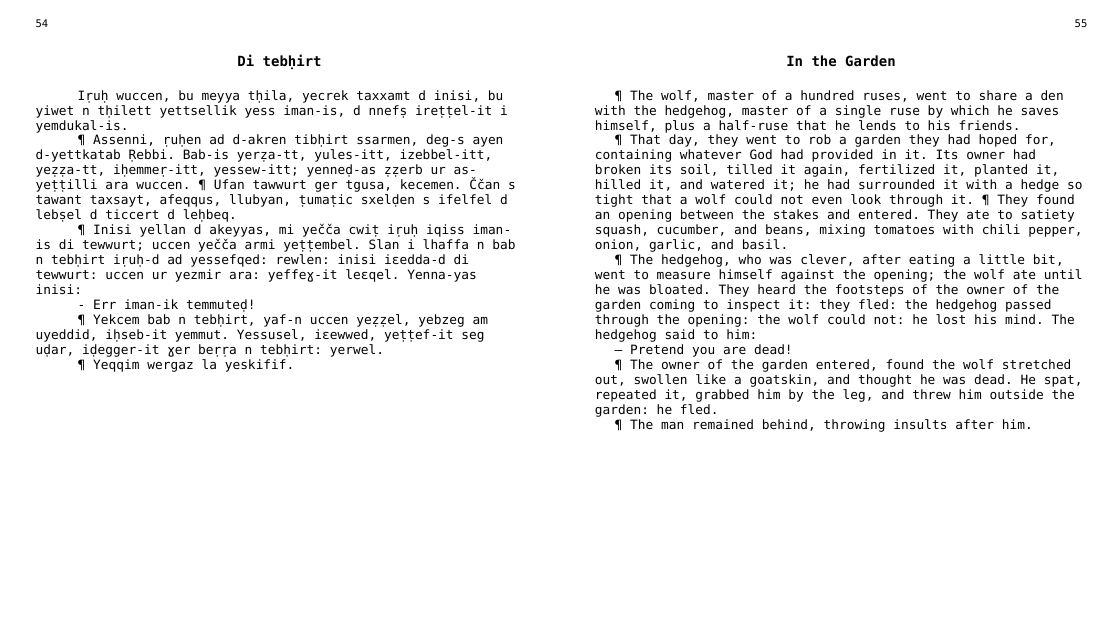
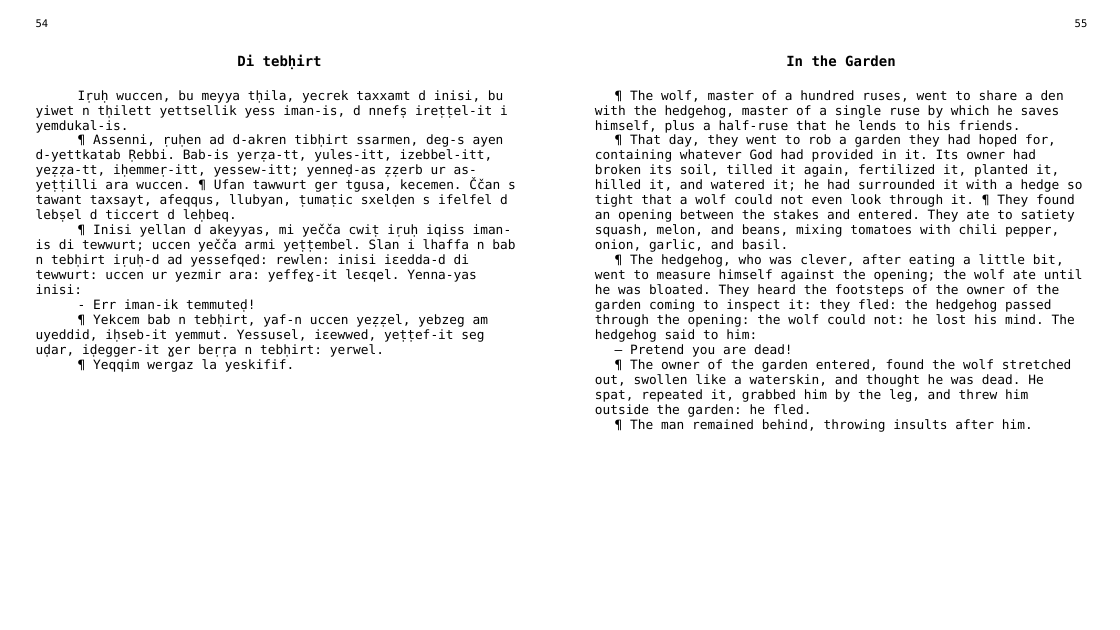
Before and after one commit to sferhah/tamacahut_n_wuccen, a slide deck: slide 23 of Uccen.ConsoleApp/uccen.eng.pptx. Drawn at 1120x630 pixels with LibreOffice and Linux fonts; fonts in the diff are those of the drawing. Boxes give left, top, right and bottom in pixels: in the first picture for what was removed or moved away, otherwise in the second. Text is boxed around its words. In the diff, an @@ line names an element or a change of style, - is before the commit and + after.

```diff
--- a/Uccen.ConsoleApp/uccen.eng.pptx
+++ b/Uccen.ConsoleApp/uccen.eng.pptx
@@ table at <box>27,13,1096,607</box> @@
-row 3, column 3: ¶ The wolf, master of a hundred ruses, went to share a den with the hedgehog, master of a single ruse by which he saves himself, plus a half-ruse that he lends to his friends. / ¶ That day, they went to rob a garden they had hoped for, containing whatever God had provided in it. Its owner had broken its soil, tilled it again, fertilized it, planted it, hilled it, and watered it; he had surrounded it with a hedge so tight that a wolf could not even look through it. ¶ They found an opening between the stakes and entered. They ate to satiety squash, cucumber, and beans, mixing tomatoes with chili pepper, onion, garlic, and basil. / ¶ The hedgehog, who was clever, after eating a little bit, went to measure himself against the opening; the wolf ate until he was bloated. They heard the footsteps of the owner of the garden coming to inspect it: they fled: the hedgehog passed through the opening: the wolf could not: he lost his mind. The hedgehog said to him: / — Pretend you are dead! / ¶ The owner of the garden entered, found the wolf stretched out, swollen like a goatskin, and thought he was dead. He spat, repeated it, grabbed him by the leg, and threw him outside the garden: he fled. / ¶ The man remained behind, throwing insults after him.
+row 3, column 3: ¶ The wolf, master of a hundred ruses, went to share a den with the hedgehog, master of a single ruse by which he saves himself, plus a half-ruse that he lends to his friends. / ¶ That day, they went to rob a garden they had hoped for, containing whatever God had provided in it. Its owner had broken its soil, tilled it again, fertilized it, planted it, hilled it, and watered it; he had surrounded it with a hedge so tight that a wolf could not even look through it. ¶ They found an opening between the stakes and entered. They ate to satiety squash, melon, and beans, mixing tomatoes with chili pepper, onion, garlic, and basil. / ¶ The hedgehog, who was clever, after eating a little bit, went to measure himself against the opening; the wolf ate until he was bloated. They heard the footsteps of the owner of the garden coming to inspect it: they fled: the hedgehog passed through the opening: the wolf could not: he lost his mind. The hedgehog said to him: / — Pretend you are dead! / ¶ The owner of the garden entered, found the wolf stretched out, swollen like a waterskin, and thought he was dead. He spat, repeated it, grabbed him by the leg, and threw him outside the garden: he fled. / ¶ The man remained behind, throwing insults after him.
```
Also in this commit, not shown: 2 other slides changed, 3 other files.
